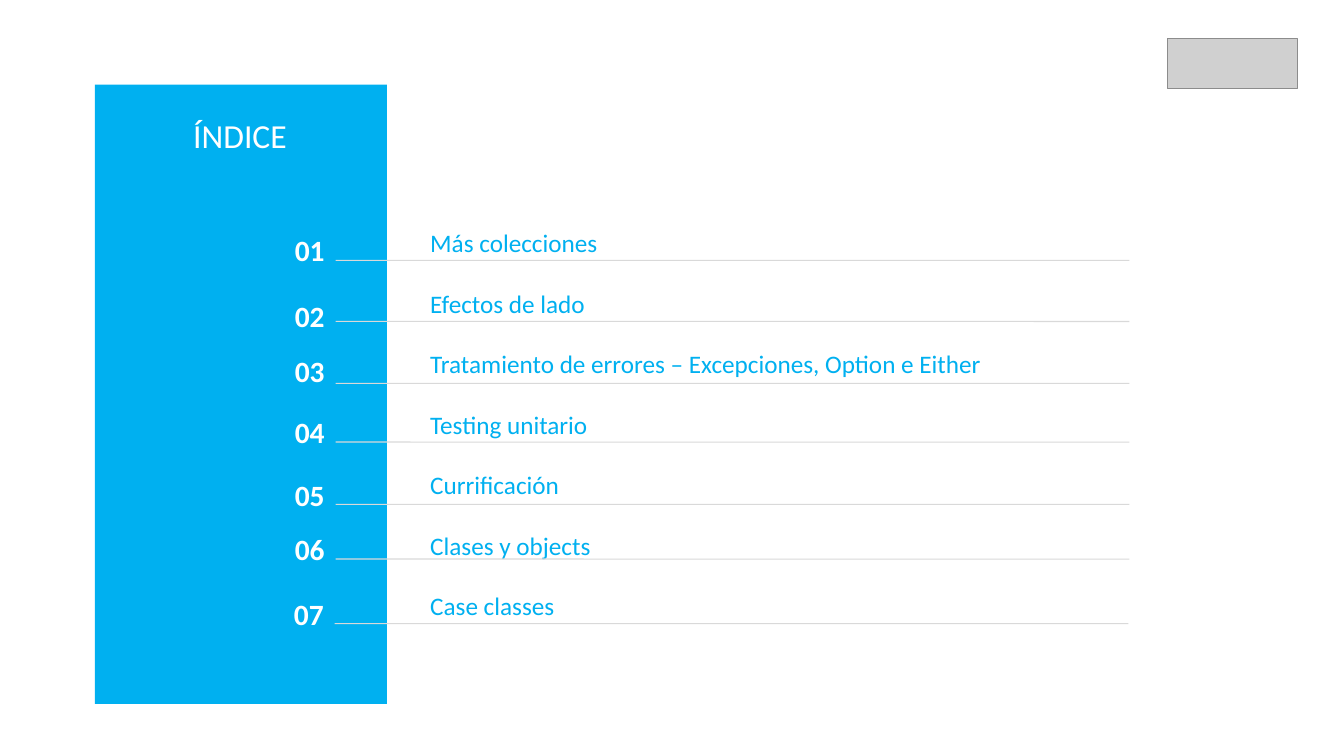
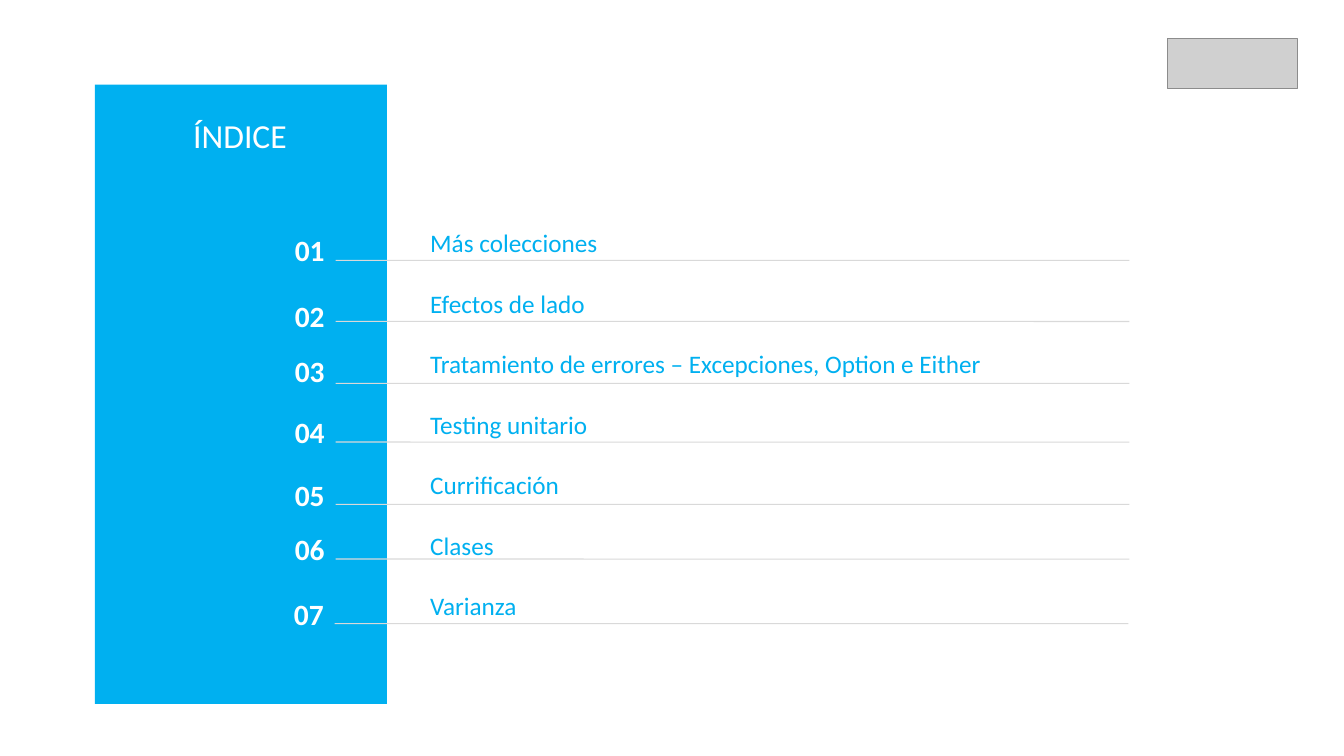
Before and after one commit to DaniGCaff/cursoScalaMay18, a slide deck: slide 2 of guiones/dia2.odp. Drawn at 1344x756 pixels with LibreOffice and Linux fonts; fonts in the diff are those of the drawing; grey boxes stand for pictures. Boxes give left, top, right and bottom in pixels: in the first picture for what was removed or moved away, otherwise in the second. Text is boxed around its words. In the diff, an @@ line names an element or a change of style, - is before the commit and + after.

```diff
--- a/guiones/dia2.odp
+++ b/guiones/dia2.odp
@@ text at <box>430,537,516,616</box>: text changed @@
-Clases y objects
-Case classes
+Clases
+Varianza
```
Also in this commit, not shown: 3 other slides changed, 4 slides added, 8 other files.
